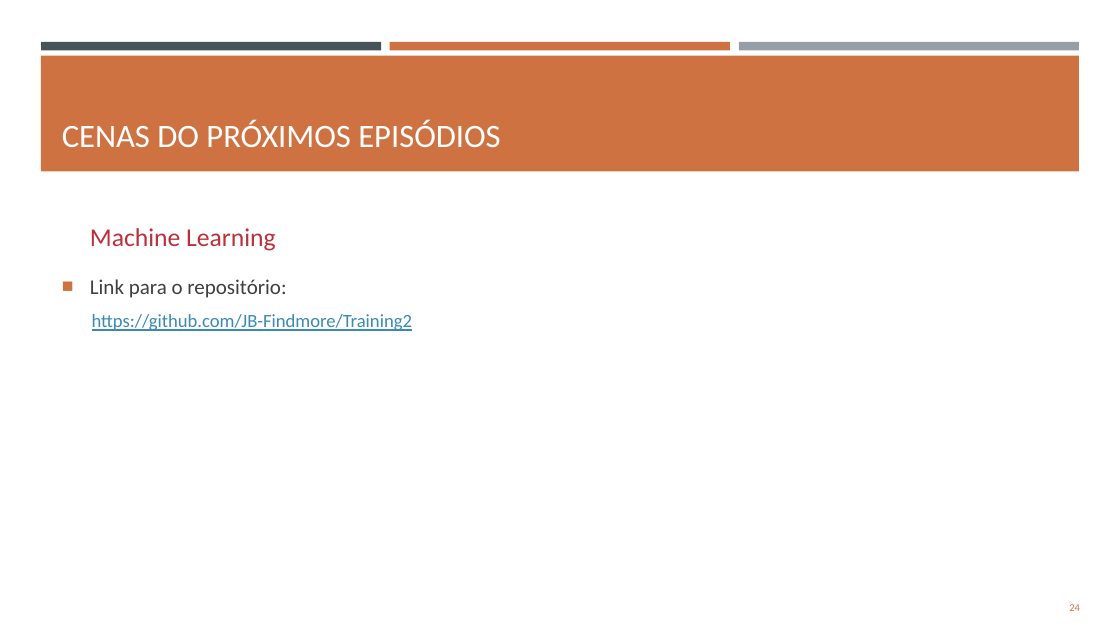
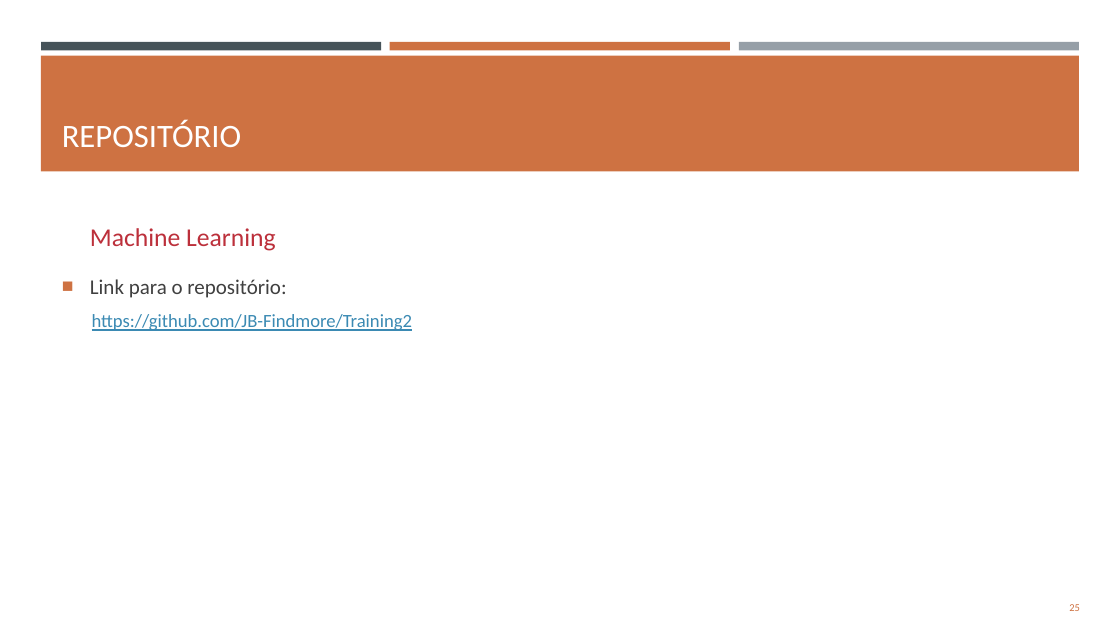
Before and after one commit to JB-Findmore/Training2, a slide deck: slide 25 of Machine Learning Development with Python.pptx (slide 24 before the commit). Drawn at 1120x630 pixels with LibreOffice and Linux fonts; fonts in the diff are those of the drawing. Boxes give left, top, right and bottom in pixels: in the first picture for what was removed or moved away, otherwise in the second. Text is boxed around its words. In the diff, an @@ line names an element or a change of style, - is before the commit and + after.

Commit message:
Updating slides

```diff
--- a/Machine Learning Development with Python.pptx
+++ b/Machine Learning Development with Python.pptx
@@ title at (x1=62, y1=120, x2=241, y2=147): text changed @@
-CENAS DO PRÓXIMOS EPISÓDIOS
+REPOSITÓRIO
@@ page number at (x1=1069, y1=604, x2=1080, y2=611): text changed @@
-24
+25
```
Also in this commit, not shown: 1 slide added.
